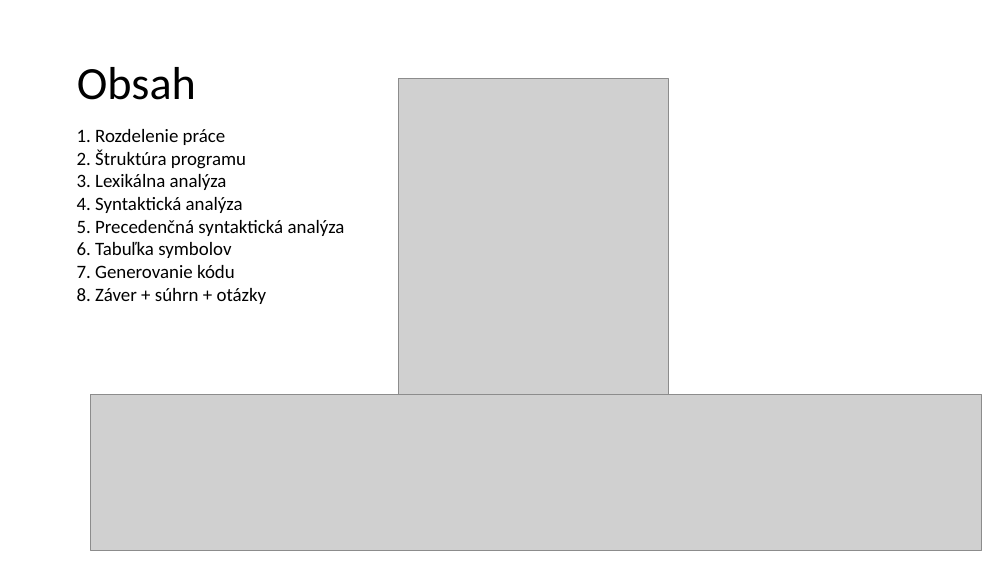
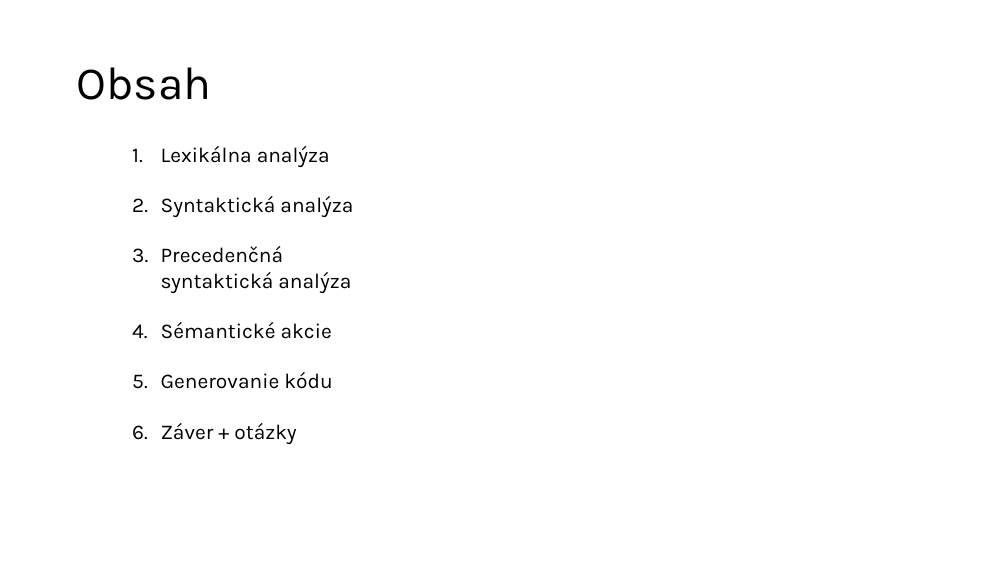
Before and after one commit to AndreiShchepa/BUT_COMPILER_2021, a slide deck: slide 2 of documentation/Presentation.pptx (slide 3 before the commit). Drawn at 1008x567 pixels with LibreOffice and Linux fonts; fonts in the diff are those of the drawing; grey boxes stand for pictures. Boxes give left, top, right and bottom in pixels: in the first picture for what was removed or moved away, otherwise in the second. Text is boxed around its words. In the diff, an @@ line names an element or a change of style, - is before the commit and + after.

Commit message:
Updated presentation

```diff
--- a/documentation/Presentation.pptx
+++ b/documentation/Presentation.pptx
@@ title "Obsah" at (77, 67, 212, 100): font Calibri to Karla @@
@@ picture removed at (399, 79, 668, 439) @@
@@ text at (161, 146, 353, 444): text changed; size 18 to 20 pt; font Calibri to Karla @@
-1. Rozdelenie práce
-2. Štruktúra programu
-3. Lexikálna analýza
-4. Syntaktická analýza
-5. Precedenčná syntaktická analýza
-6. Tabuľka symbolov
-7. Generovanie kódu
-8. Záver + súhrn + otázky
+1. Lexikálna analýza
+2. Syntaktická analýza
+3. Precedenčná syntaktická analýza
+4. Sémantické akcie
+5. Generovanie kódu
+6. Záver + otázky
@@ text removed at (398, 271, 433, 292) @@
-Click to add text
@@ picture removed at (90, 394, 982, 550) @@
```
Also in this commit, not shown: 5 other slides changed, 2 slides added, 4 slides removed, 1 other file.
